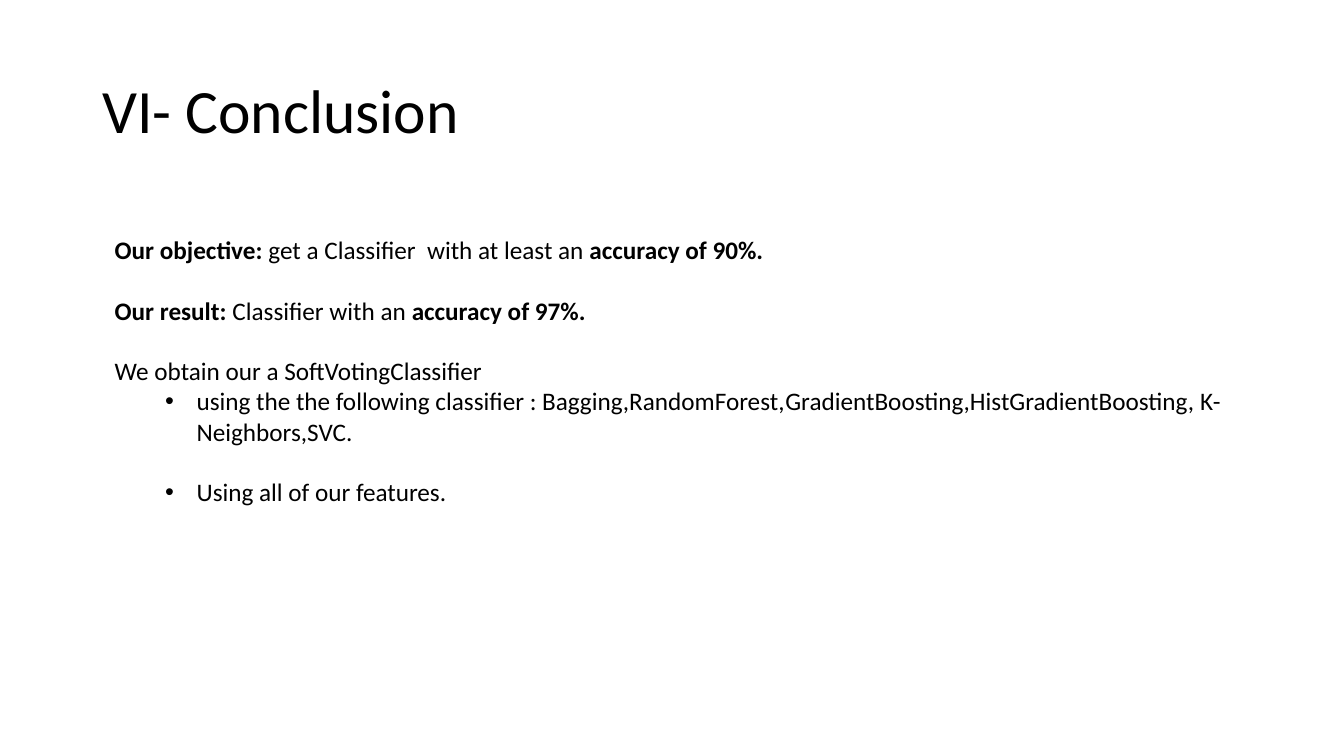
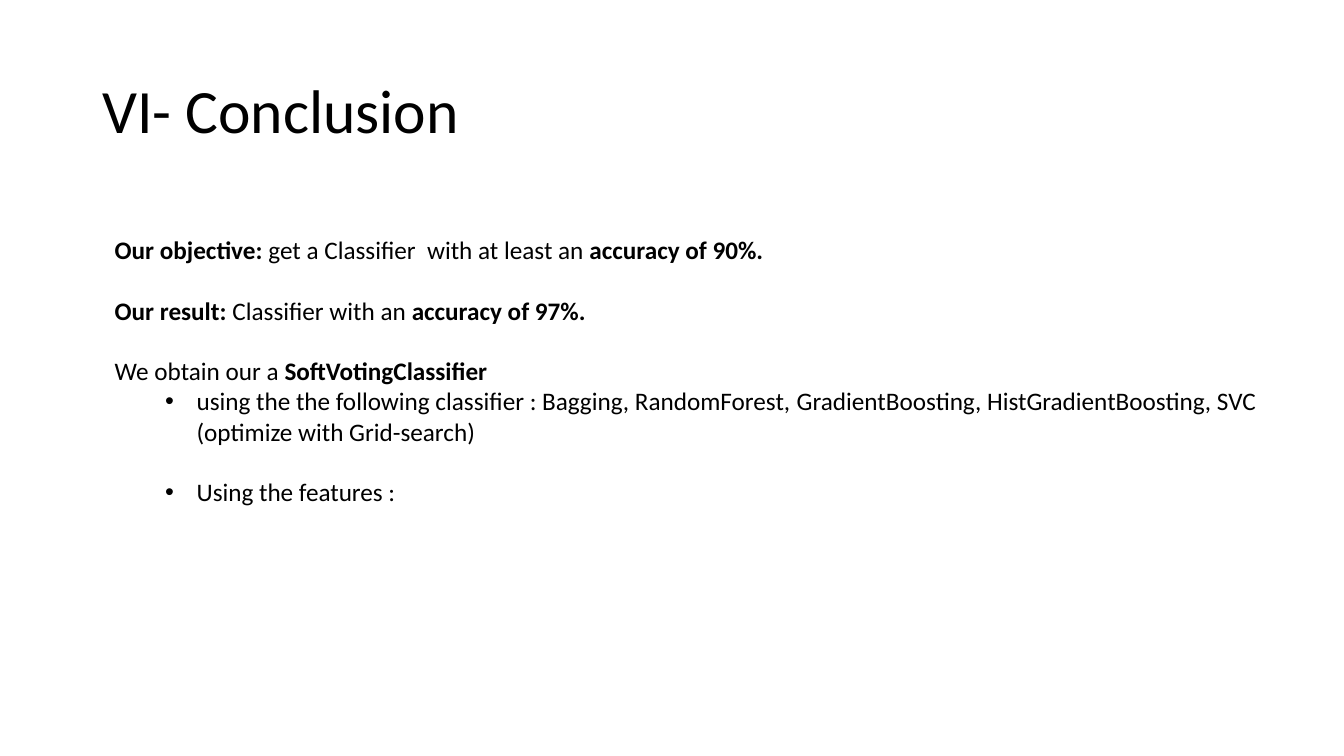
Before and after one commit to Leodespt/Projet_Python, a slide deck: slide 29 of Presentation_Python.pptx (slide 28 before the commit). Drawn at 1344x756 pixels with LibreOffice and Linux fonts; fonts in the diff are those of the drawing. Boxes give left, top, right and bottom in pixels: in the first picture for what was removed or moved away, otherwise in the second. Text is boxed around its words. In the diff, an @@ line names an element or a change of style, - is before the commit and + after.

```diff
--- a/Presentation_Python.pptx
+++ b/Presentation_Python.pptx
@@ text at box(115, 362, 488, 385): bold on in "SoftVotingClassifier" @@
@@ text at box(197, 392, 1256, 506): text changed @@
-  • using the the following classifier : Bagging,RandomForest,GradientBoosting,HistGradientBoosting, K-Neighbors,SVC.
-  • Using all of our features.
+  • using the the following classifier : Bagging, RandomForest, GradientBoosting, HistGradientBoosting, SVC (optimize with Grid-search)
+  • Using the features :
```
Also in this commit, not shown: 18 other slides changed, 2 slides added, 1 slide removed.
